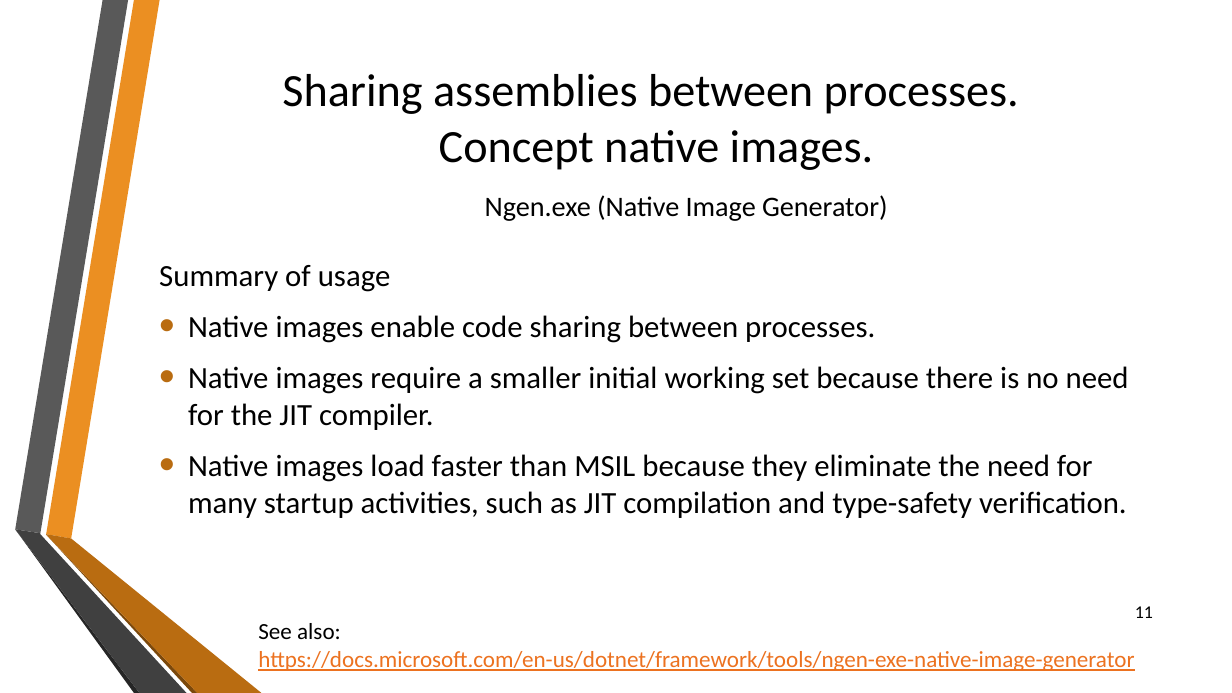
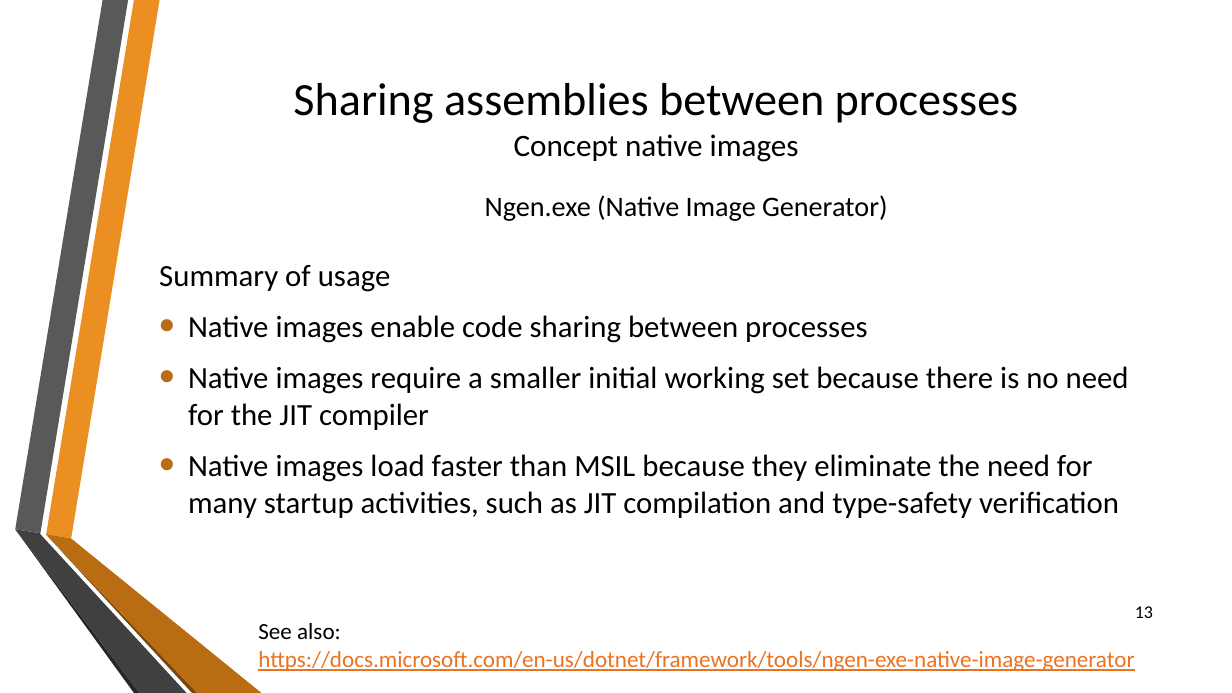
Before and after one commit to sflusov/IISSharingAssemblies, a slide deck: slide 13 of presentation/Sharing common assemblies.pptx (slide 11 before the commit). Drawn at 1232x693 pixels with LibreOffice and Linux fonts; fonts in the diff are those of the drawing; background and template pictures are left out. Boxes give left, top, right and bottom in pixels: in the first picture for what was removed or moved away, otherwise in the second. Text is boxed around its words. In the diff, an @@ line names an element or a change of style, - is before the commit and + after.

```diff
--- a/presentation/Sharing common assemblies.pptx
+++ b/presentation/Sharing common assemblies.pptx
@@ title at [293, 83, 1019, 162]: text changed @@
-Sharing assemblies between processes.
-Concept native images.
+Sharing assemblies between processes
+Concept native images
@@ text at [188, 315, 1129, 518]: text changed @@
-• Native images enable code sharing between processes.
-• Native images require a smaller initial working set because there is no need for the JIT compiler.
-• Native images load faster than MSIL because they eliminate the need for many startup activities, such as JIT compilation and type-safety verification.
+• Native images enable code sharing between processes
+• Native images require a smaller initial working set because there is no need for the JIT compiler
+• Native images load faster than MSIL because they eliminate the need for many startup activities, such as JIT compilation and type-safety verification
@@ page number at [1135, 606, 1153, 618]: text changed @@
-11
+13
```
Also in this commit, not shown: 4 other slides changed, 3 slides added, 1 slide removed.
